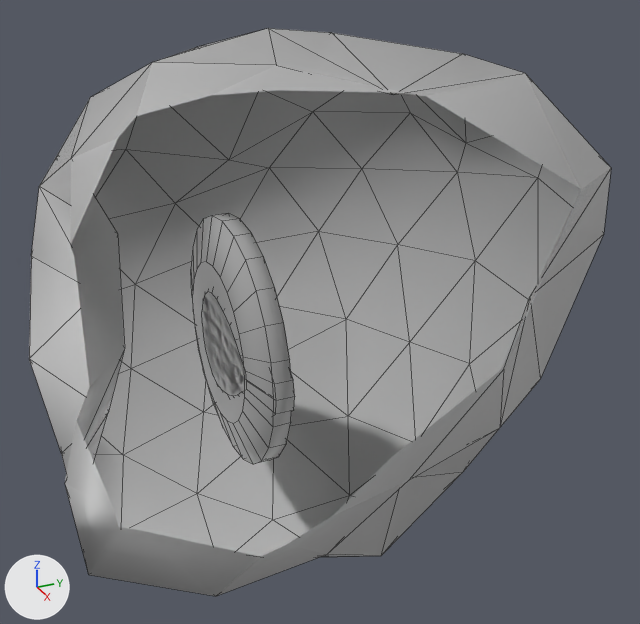
The FBX model Assets/Models/Props.fbx, before and after one commit.
Both versions are drawn from a 50 mm lens placed at (9.13, -3.01, 4.71), pointed at (-0.35, 1.26, -0.03). Every picture has the same lights, and +X, +Y and +Z are marked at lower left. Mesh edges are drawn as thin lines. Everything nearer to the camera than a plane just in front of the edit is cut away. Where no turn or scale is listed for an object, it has been applied to the vertices.

The first picture shows 'BulletFireball', 'BulletSmall', 'Rock1'.
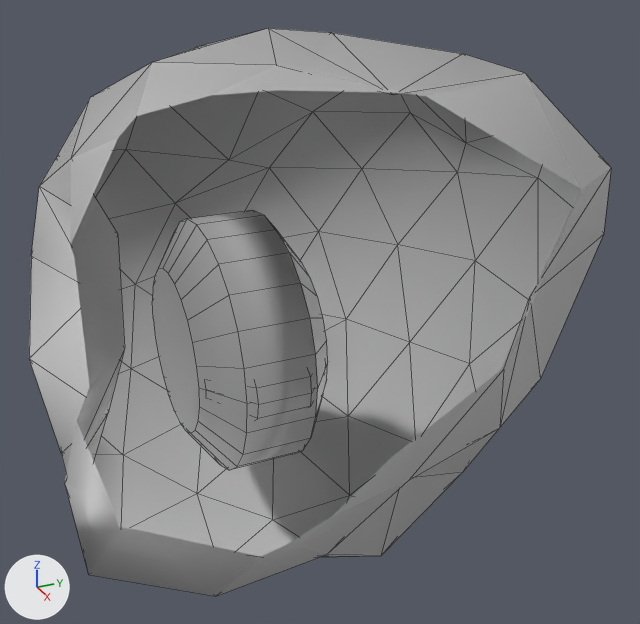
The change, as a list of edits to the scene's bpy script:
```text
Change me_mesh_002:
    where me_mesh_002.from_pydata(...)  # 96 vertices, 74 faces; spans x -0.96..1.56, y -0.24..0.24, z -1.02..1.02
    used by ob_bulletfireball; location = (0.0, 0.0, 0.0)
    me_mesh_002 part 5: the whole mesh is scaled about its middle by (1, 2.93, 1)
Change me_mesh_001:
    where me_mesh_001.from_pydata(...)  # 96 vertices, 74 faces; spans x -1.5..1.5, y -0.24..0.24, z -1.5..1.5
    used by ob_bulletsmall; location = (0.0, 0.0, 0.0)
    me_mesh_001 part 1: all 24 vertices in x -0.97..0.97, y -0.24, z -0.97..0.97 are moved by (0.0, -0.52, 0.0)
    me_mesh_001 part 2: all 24 vertices in x -1.5..1.5, y -0.1, z -1.5..1.5 are moved by (0.0, -0.3, 0.0)
    me_mesh_001 part 3: all 24 vertices in x -1.5..1.5, y 0.1, z -1.5..1.5 are moved by (0.0, 0.3, 0.0)
    me_mesh_001 part 4: all 24 vertices in x -0.97..0.97, y 0.24, z -0.97..0.97 are moved by (0.0, 0.52, 0.0)
```

Boxes (x1, y1, x2, y2) around the edits, measured in the pictures (640 x 624 px; the box of a moved part takes in the faces that stretch with it):
'BulletSmall', reshaped (75% wider)
    before: (191, 213, 291, 464)
    after: (152, 210, 328, 470)
'BulletFireball', mesh rescaled
    before: (202, 293, 295, 416)
    after: (251, 370, 314, 420)
part 1 of me_mesh_001, moved or reshaped
    before: (193, 262, 245, 423)
    after: (152, 269, 199, 433)
part 2 of me_mesh_001, moved or reshaped
    before: (191, 216, 273, 464)
    after: (156, 219, 247, 470)
part 3 of me_mesh_001, moved or reshaped
    before: (213, 213, 291, 463)
    after: (188, 210, 318, 469)
part 4 of me_mesh_001, moved or reshaped (not visible before)
    after: (278, 232, 328, 428)
